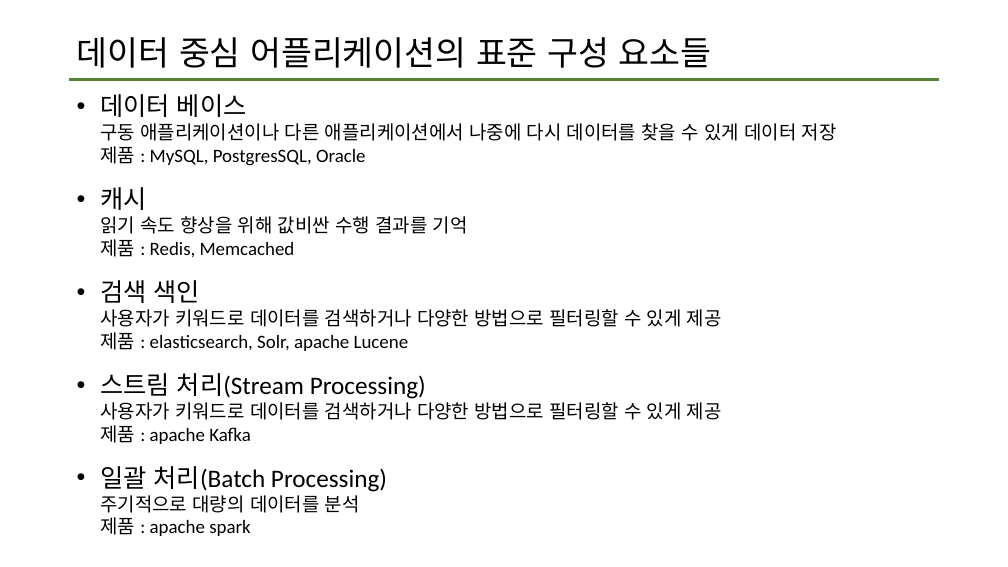
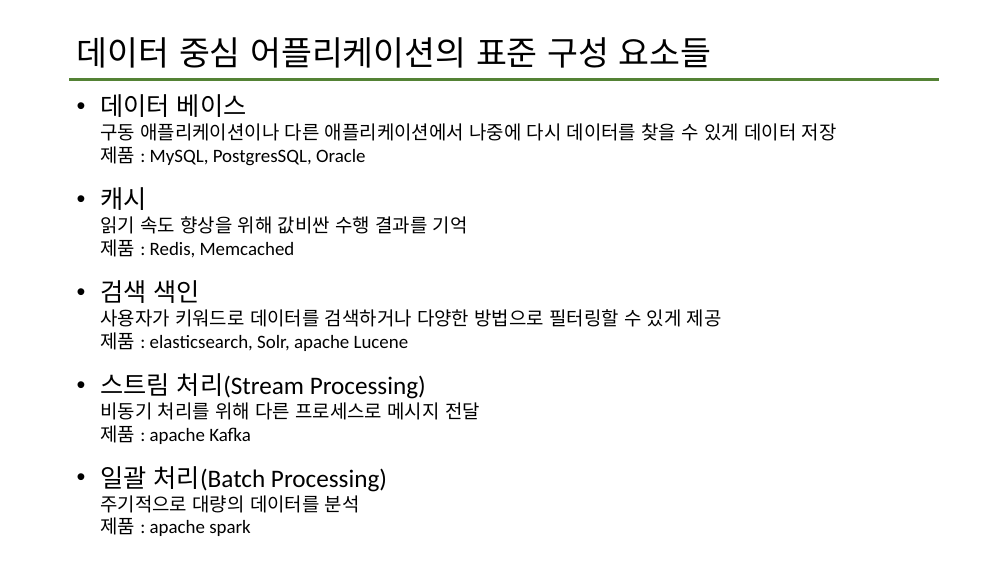
Before and after one commit to data-system-wiki/designing-data-intensive-applications, a slide deck: slide 4 of resources/chapter 1 summary.pptx. Drawn at 1008x567 pixels with LibreOffice and Linux fonts; fonts in the diff are those of the drawing. Boxes give left, top, right and bottom in pixels: in the first picture for what was removed or moved away, otherwise in the second. Text is boxed around its words. In the diff, an @@ line names an element or a change of style, - is before the commit and + after.

Commit message:
스트림처리 설명 수정

```diff
--- a/resources/chapter 1 summary.pptx
+++ b/resources/chapter 1 summary.pptx
@@ text at (x1=100, y1=373, x2=480, y2=444): text changed @@
-• 스트림 처리(Stream Processing)
-  사용자가 키워드로 데이터를 검색하거나 다양한 방법으로 필터링할 수 있게 제공
-  제품 : apache Kafka
+• 스트림 처리(Stream Processing)
+  비동기 처리를 위해 다른 프로세스로 메시지 전달
+  제품 : apache Kafka
```
